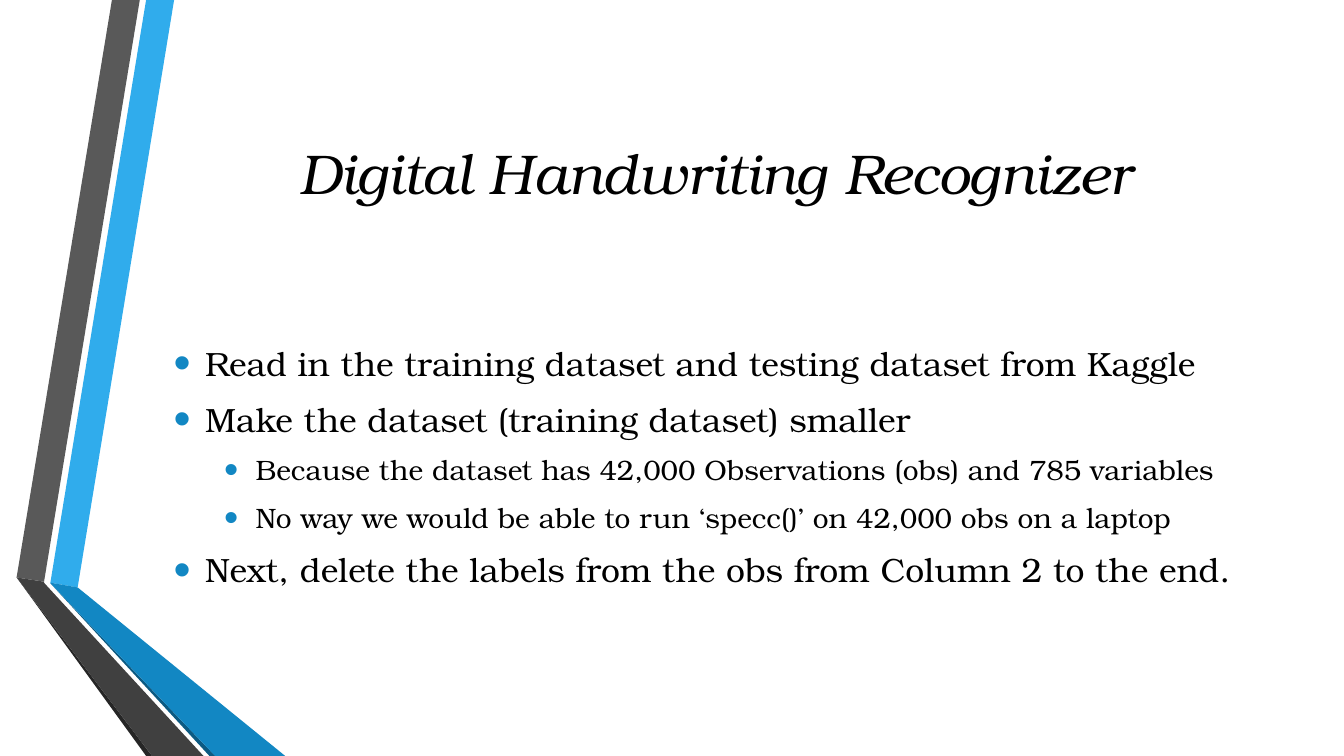
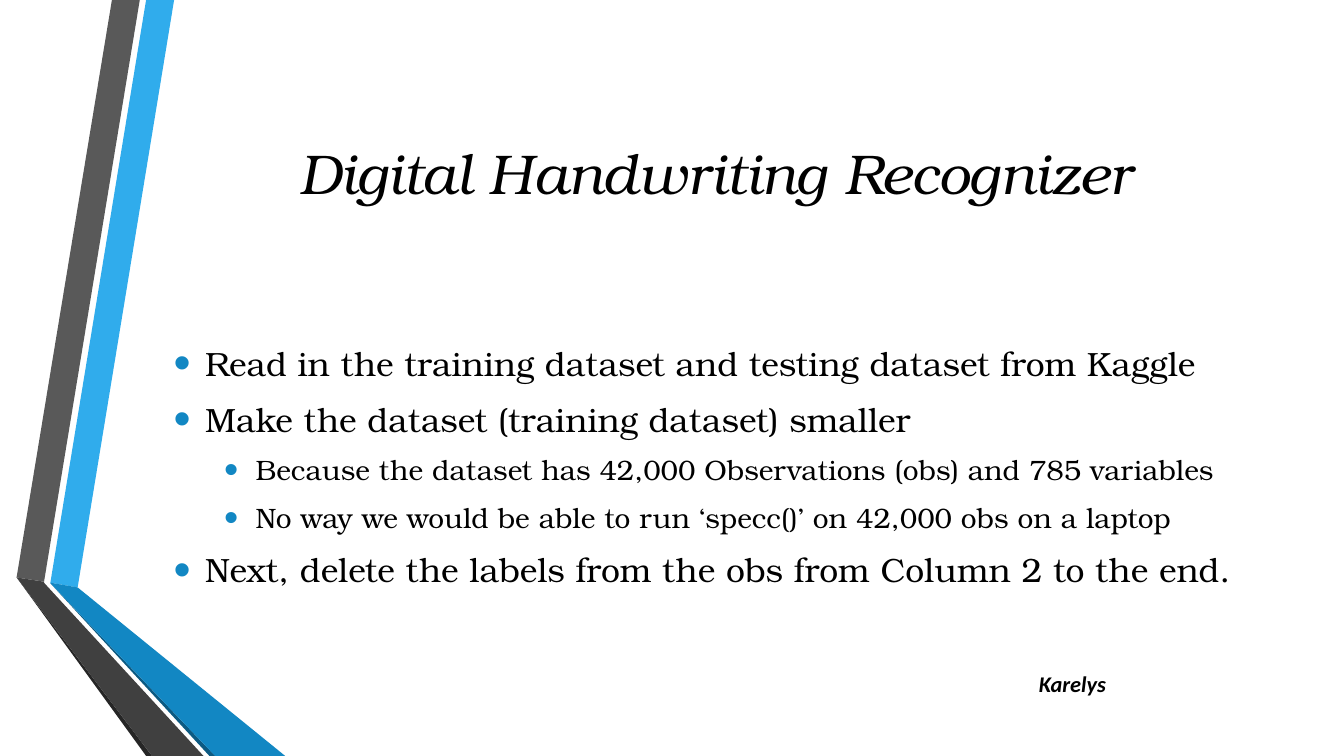
Before and after one commit to julielinx/Final-_Project, a slide deck: slide 2 of Presentation1.pptx. Drawn at 1344x756 pixels with LibreOffice and Linux fonts; fonts in the diff are those of the drawing; background and template pictures are left out. Boxes give left, top, right and bottom in pixels: in the first picture for what was removed or moved away, otherwise in the second. Text is boxed around its words. In the diff, an @@ line names an element or a change of style, - is before the commit and + after.

```diff
--- a/Presentation1.pptx
+++ b/Presentation1.pptx
@@ text added at bbox=[1039, 676, 1106, 696], 16 pt, text #000000, bold, italic @@
+Karelys
```
Also in this commit, not shown: 2 other slides changed, 10 slides added.
